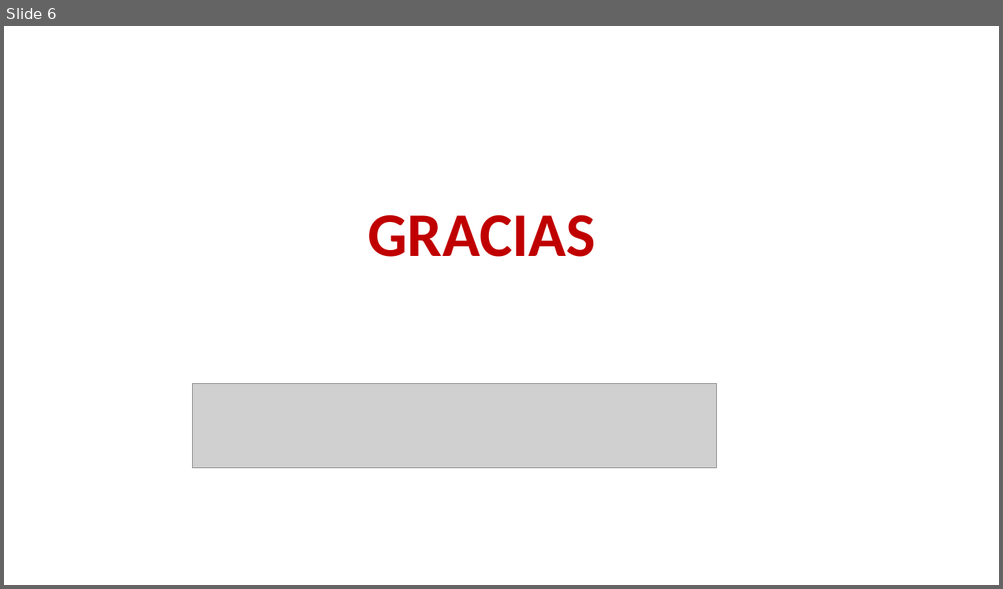
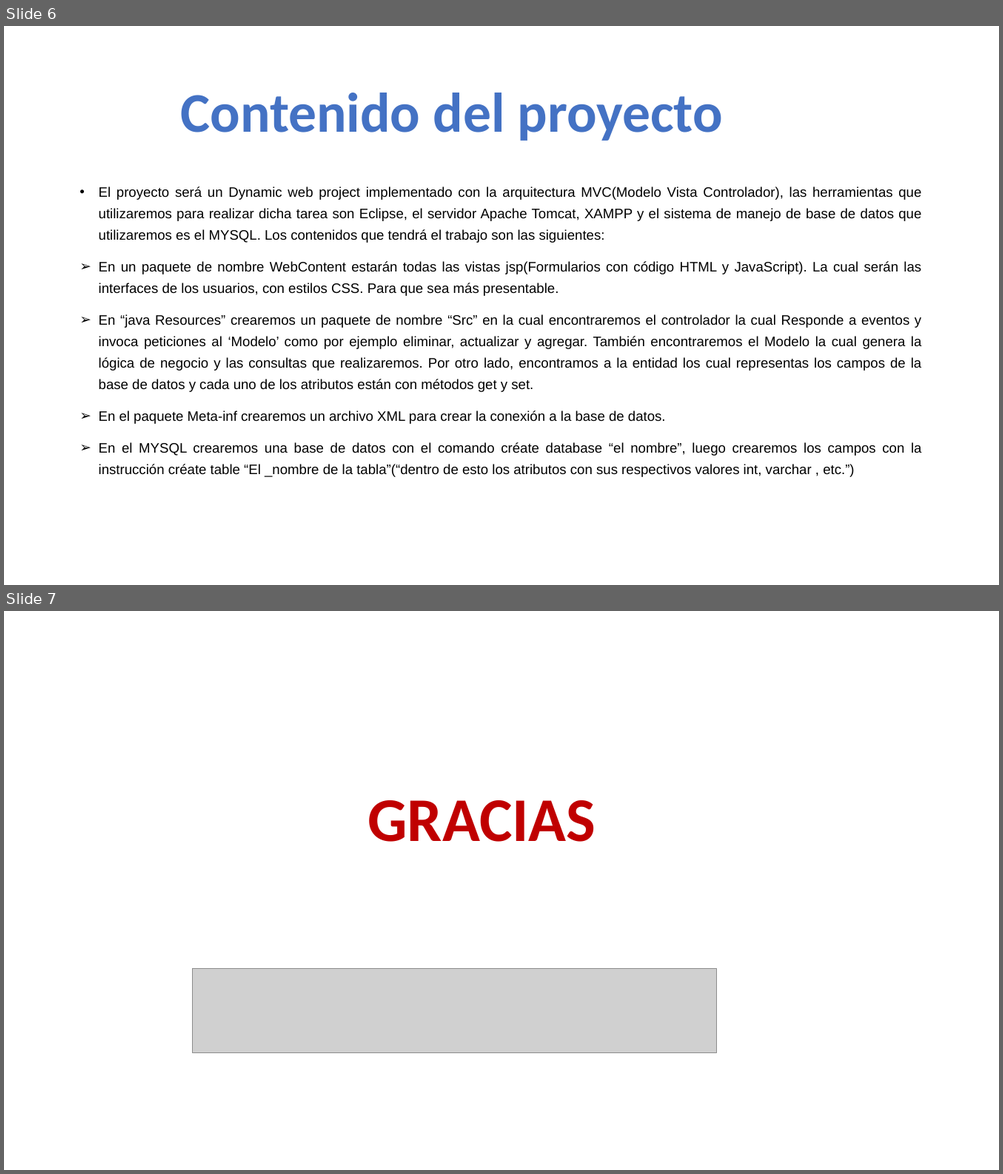
Before and after one commit to AbelDM/APFP, a slide deck: PrimerAvance/APFP-FirstDraft.pptx. Shown one above the other, each under a label of ours: slide 6 before the commit, slides 6 and 7 after it. The pictures are 1003x589 and 1003x1174 pixels, drawn with LibreOffice and Linux fonts; fonts in the diff are those of the drawing; grey boxes stand for pictures; background and template pictures are left out. Boxes give left, top, right and bottom in pixels: in the first picture for what was removed or moved away, otherwise in the second. Text is boxed around its words. In the diff, an @@ line names an element or a change of style, - is before the commit and + after.

Commit message:
Agregue los contenidos que serán utilizados en el PPT y PDF

```diff
--- a/PrimerAvance/APFP-FirstDraft.pptx
+++ b/PrimerAvance/APFP-FirstDraft.pptx
@@ slide 6 added at (x1=4, y1=26, x2=999, y2=585), background picture (left out) @@
@@ text added at (x1=181, y1=93, x2=723, y2=141), 54 pt, text #4472C4, bold @@
+Contenido del proyecto
@@ text added at (x1=99, y1=187, x2=921, y2=477), 13.3 pt, text #000000 @@
+• El proyecto será un Dynamic web project implementado con la arquitectura MVC(Modelo Vista Controlador), las herramientas que utilizaremos para realizar dicha tarea son Eclipse, el servidor Apache Tomcat, XAMPP y el sistema de manejo de base de datos que utilizaremos es el MYSQL. Los contenidos que tendrá el trabajo son las siguientes:
+➢ En un paquete de nombre WebContent estarán todas las vistas jsp(Formularios con código HTML y JavaScript). La cual serán las interfaces de los usuarios, con estilos CSS. Para que sea más presentable.
+➢ En “java Resources” crearemos un paquete de nombre “Src” en la cual encontraremos el controlador la cual Responde a eventos y invoca peticiones al ‘Modelo’ como por ejemplo eliminar, actualizar y agregar. También encontraremos el Modelo la cual genera la lógica de negocio y las consultas que realizaremos. Por otro lado, encontramos a la entidad los cual representas los campos de la base de datos y cada uno de los atributos están con métodos get y set.
+➢ En el paquete Meta-inf crearemos un archivo XML para crear la conexión a la base de datos.
+➢ En el MYSQL crearemos una base de datos con el comando créate database “el nombre”, luego crearemos los campos con la instrucción créate table “El _nombre de la tabla”(“dentro de esto los atributos con sus respectivos valores int, varchar , etc.”)
@@ what was slide 6 is now slide 7 @@
```
Also in this commit, not shown: 1 other slide added, 1 slide removed, 1 other file.
